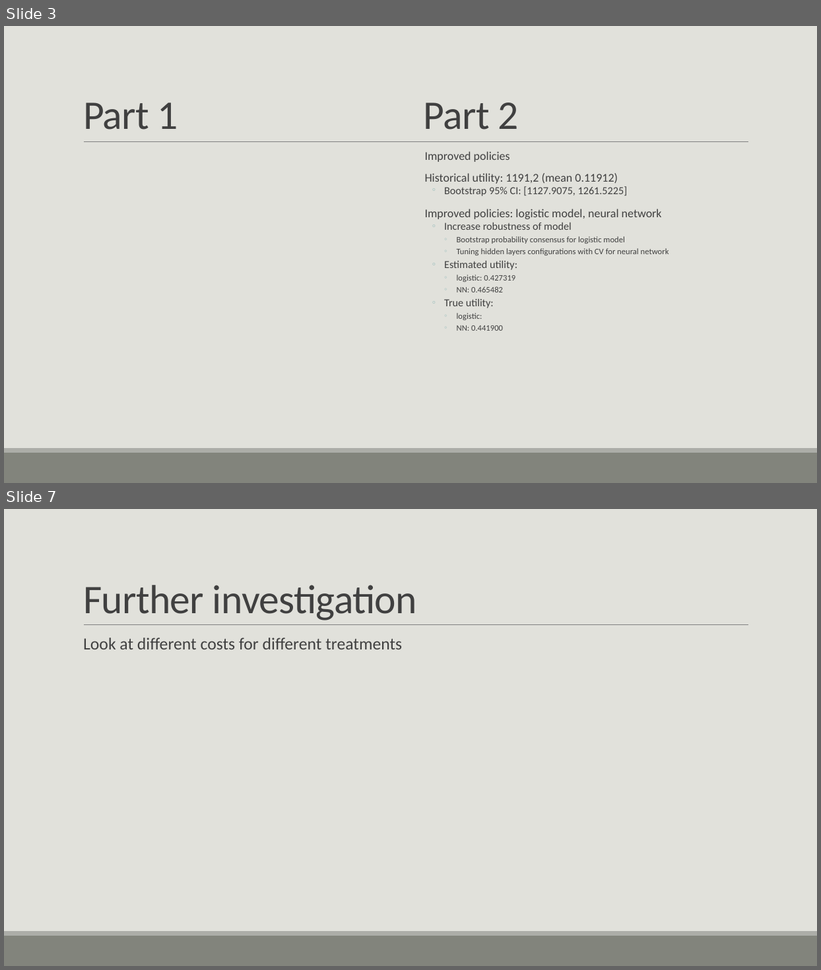
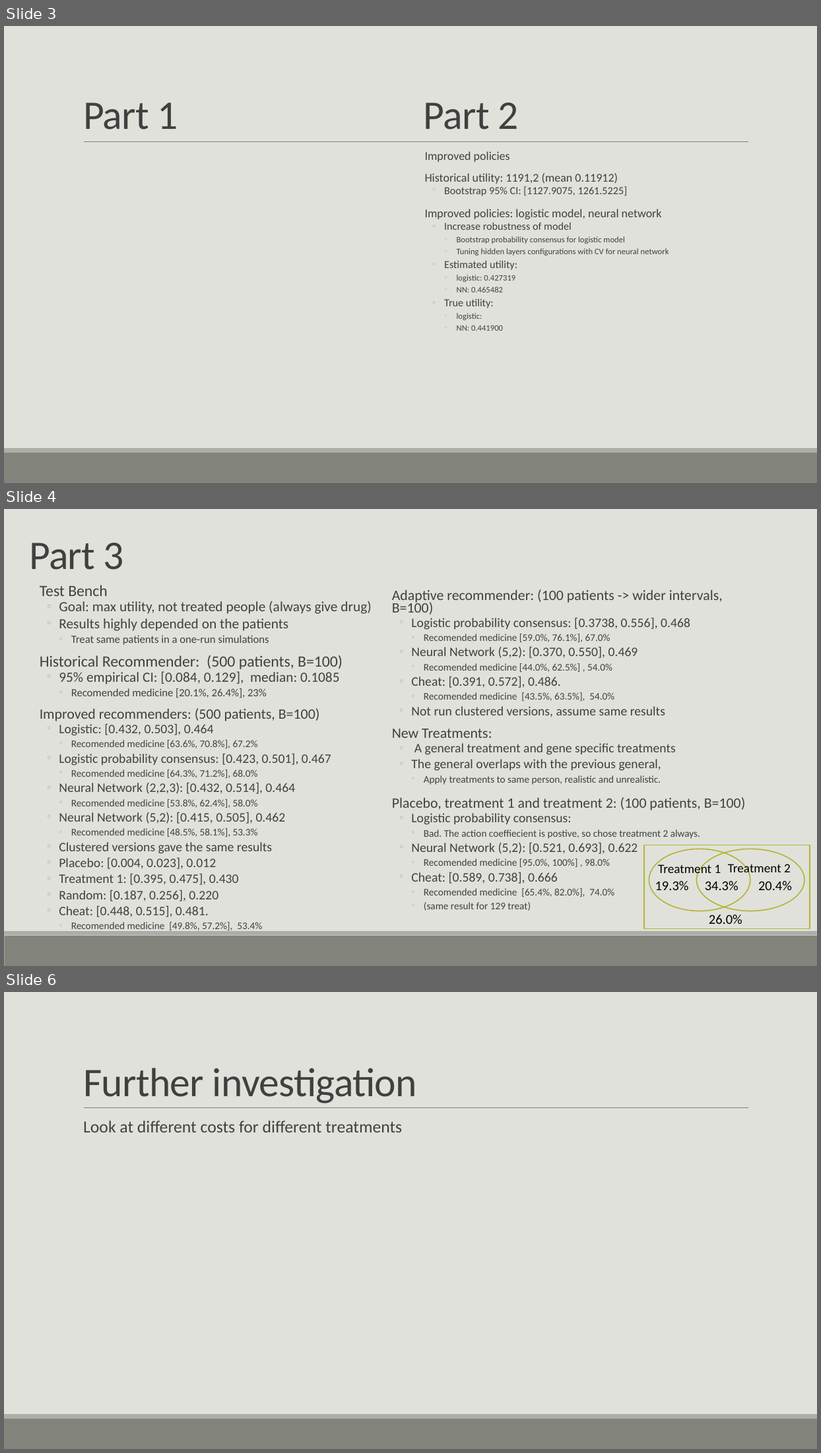
Before and after one commit to lholsen96/ml-society-science, a slide deck: src/project2/Part3/Medical project.pptx. Shown one above the other, each under a label of ours: slides 3 and 7 before the commit, slides 3, 4 and 6 after it; the slides between them are not shown. The pictures are 821x970 and 821x1453 pixels, drawn with LibreOffice and Linux fonts; fonts in the diff are those of the drawing; grey boxes stand for pictures. Boxes give left, top, right and bottom in pixels: in the first picture for what was removed or moved away, otherwise in the second. Text is boxed around its words. In the diff, an @@ line names an element or a change of style, - is before the commit and + after.

```diff
--- a/src/project2/Part3/Medical project.pptx
+++ b/src/project2/Part3/Medical project.pptx
@@ slide 4 added at (4, 509, 817, 966), background #E1E1DB; not listed: 2 template elements that a slide beside it also shows @@
@@ text added at (29, 543, 124, 570), 48 pt, text #404040 @@
+Part 3
@@ text added at (40, 585, 371, 645), 16.6 pt, text #404040 @@
+  Test Bench
+  ◦ Goal: max utility, not treated people (always give drug)
+  ◦ Results highly depended on the patients
+    ◦ Treat same patients in a one-run simulations
@@ text added at (392, 590, 723, 717), 15.3 pt, text #404040 @@
+  Adaptive recommender: (100 patients -> wider intervals, B=100)
+  ◦ Logistic probability consensus: [0.3738, 0.556], 0.468
+    ◦ Recomended medicine [59.0%, 76.1%], 67.0%
+  ◦ Neural Network (5,2): [0.370, 0.550], 0.469
+    ◦ Recomended medicine [44.0%, 62.5%] , 54.0%
+  ◦ Cheat: [0.391, 0.572], 0.486.
+    ◦ Recomended medicine [43.5%, 63.5%], 54.0%
+  ◦ Not run clustered versions, assume same results
@@ text added at (40, 656, 343, 698), 16.6 pt, text #404040 @@
+  Historical Recommender: (500 patients, B=100)
+  ◦ 95% empirical CI: [0.084, 0.129], median: 0.1085
+    ◦ Recomended medicine [20.1%, 26.4%], 23%
@@ text added at (40, 708, 331, 933), 15.3 pt, text #404040 @@
+  Improved recommenders: (500 patients, B=100)
+  ◦ Logistic: [0.432, 0.503], 0.464
+    ◦ Recomended medicine [63.6%, 70.8%], 67.2%
+  ◦ Logistic probability consensus: [0.423, 0.501], 0.467
+    ◦ Recomended medicine [64.3%, 71.2%], 68.0%
+  ◦ Neural Network (2,2,3): [0.432, 0.514], 0.464
+    ◦ Recomended medicine [53.8%, 62.4%], 58.0%
+  ◦ Neural Network (5,2): [0.415, 0.505], 0.462
+    ◦ Recomended medicine [48.5%, 58.1%], 53.3%
+  ◦ Clustered versions gave the same results
+  ◦ Placebo: [0.004, 0.023], 0.012
+  ◦ Treatment 1: [0.395, 0.475], 0.430
+  ◦ Random: [0.187, 0.256], 0.220
+  ◦ Cheat: [0.448, 0.515], 0.481.
+    ◦ Recomended medicine [49.8%, 57.2%], 53.4%
@@ text added at (392, 729, 676, 785), 15.3 pt, text #404040 @@
+  New Treatments:
+  ◦ A general treatment and gene specific treatments
+  ◦ The general overlaps with the previous general,
+    ◦ Apply treatments to same person, realistic and unrealistic.
@@ text added at (392, 797, 746, 911), 11.9 pt, text #404040 @@
+  Placebo, treatment 1 and treatment 2: (100 patients, B=100)
+  ◦ Logistic probability consensus:
+    ◦ Bad. The action coeffiecient is postive, so chose treatment 2 always.
+  ◦ Neural Network (5,2): [0.521, 0.693], 0.622
+    ◦ Recomended medicine [95.0%, 100%] , 98.0%
+  ◦ Cheat: [0.589, 0.738], 0.666
+    ◦ Recomended medicine [65.4%, 82.0%], 74.0%
+    ◦ (same result for 129 treat)
@@ rectangle added at (644, 845, 810, 929), outline #B3B435 1.25 pt @@
@@ ellipse added at (649, 850, 750, 912), outline #B3B435 1.25 pt @@
@@ text added at (658, 863, 721, 877), 15 pt, text #000000 @@
+Treatment 1
@@ ellipse added at (697, 850, 805, 912), outline #B3B435 1.25 pt @@
@@ text added at (728, 862, 791, 876), 15 pt, text #000000 @@
+Treatment 2
@@ text added at (655, 881, 689, 890), 16 pt, text #000000 @@
+19.3%
@@ text added at (705, 881, 739, 890), 16 pt, text #000000 @@
+34.3%
@@ text added at (758, 881, 792, 890), 16 pt, text #000000 @@
+20.4%
@@ text added at (709, 915, 743, 924), 16 pt, text #000000 @@
+26.0%
@@ what was slide 7 is now slide 6 @@
```
Also in this commit, not shown: 3 slides changed, 4 slides removed.
